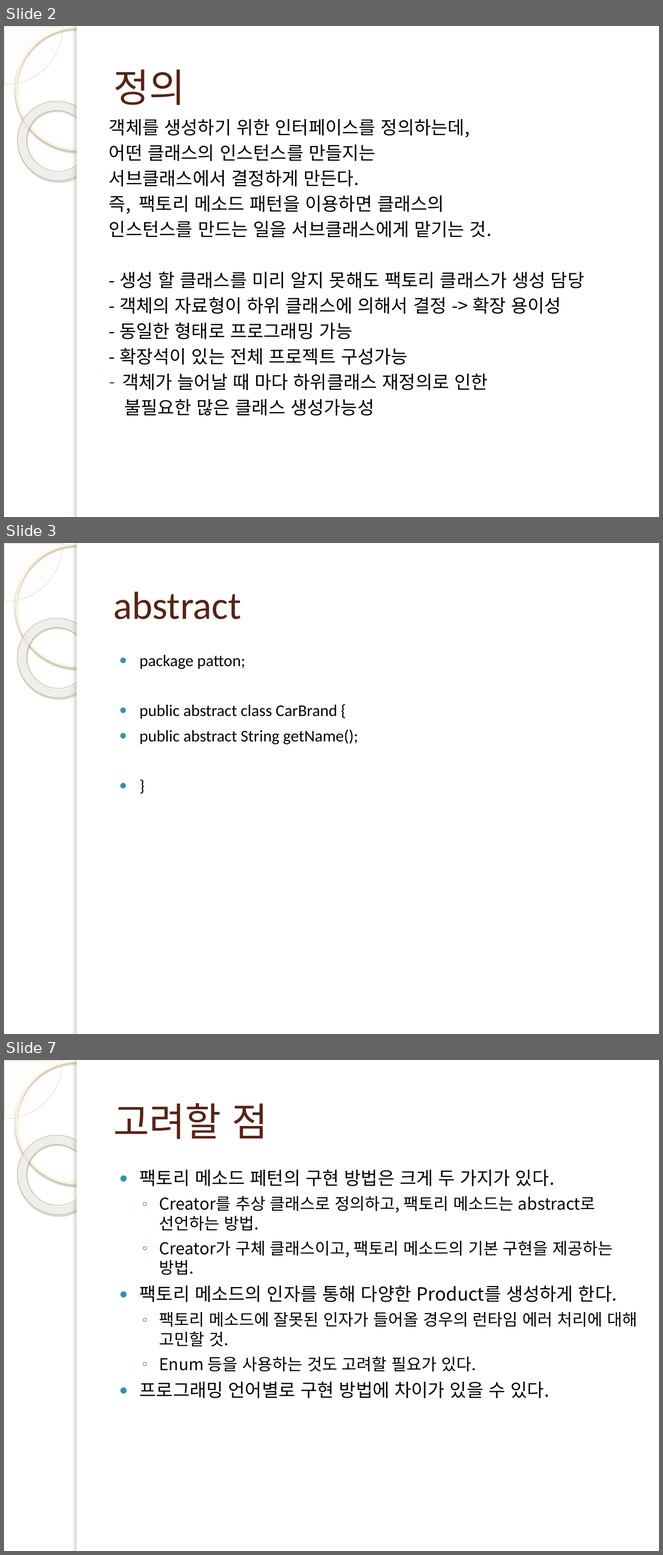
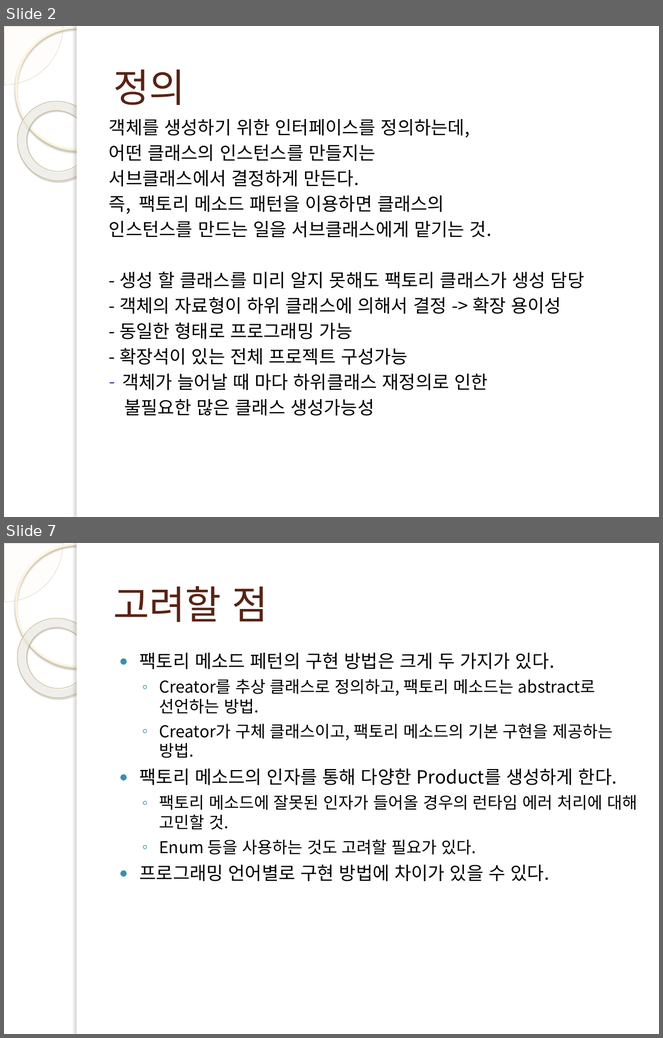
Before and after one commit to wook-dragon/young-rich, a slide deck: Factory_Pattern/kum/팩토리 메소드 ppt.pptx. Shown one above the other, each under a label of ours: slides 2, 3 and 7 before the commit, slides 2 and 7 after it; the slides between them are not shown. The pictures are 663x1555 and 663x1038 pixels, drawn with LibreOffice and Linux fonts; fonts in the diff are those of the drawing; background and template pictures are left out. Boxes give left, top, right and bottom in pixels: in the first picture for what was removed or moved away, otherwise in the second. Text is boxed around its words. In the diff, an @@ line names an element or a change of style, - is before the commit and + after.

```diff
--- a/Factory_Pattern/kum/팩토리 메소드 ppt.pptx
+++ b/Factory_Pattern/kum/팩토리 메소드 ppt.pptx
@@ slide 3 removed at [4,543,659,1034], background picture (left out); not listed: 5 template elements that a slide beside it also shows @@
@@ title removed at [113,591,241,619] @@
-abstract
@@ text removed at [140,655,358,745] @@
-● package patton;
-● public abstract class CarBrand {
-● public abstract String getName();
-● }
```
Also in this commit, not shown: 4 slides added, 3 other slides removed, 3 other files.
